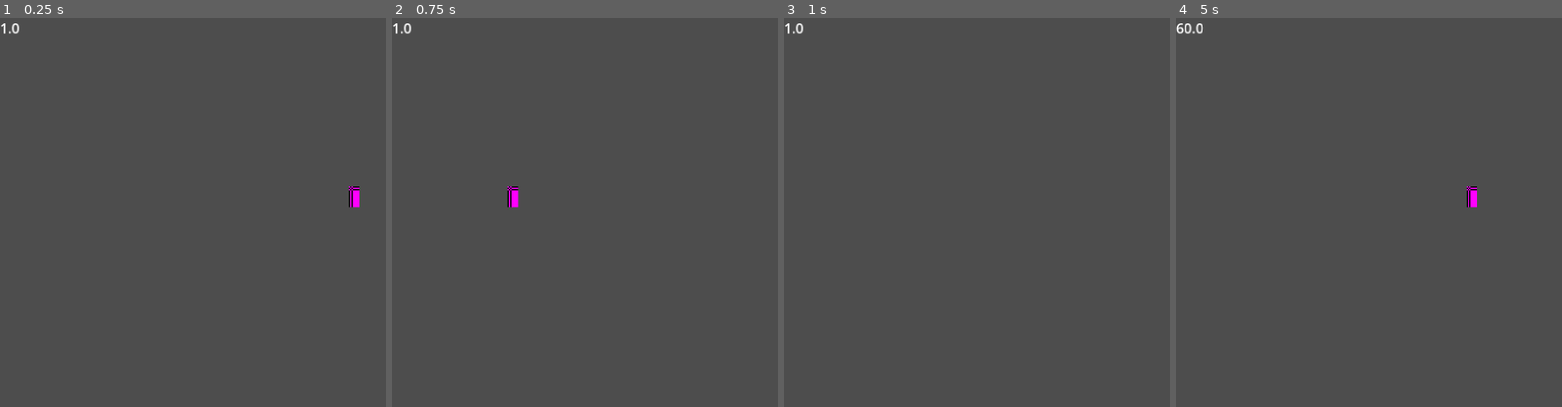
Above: before the commit, frames 1-4 (left to right).
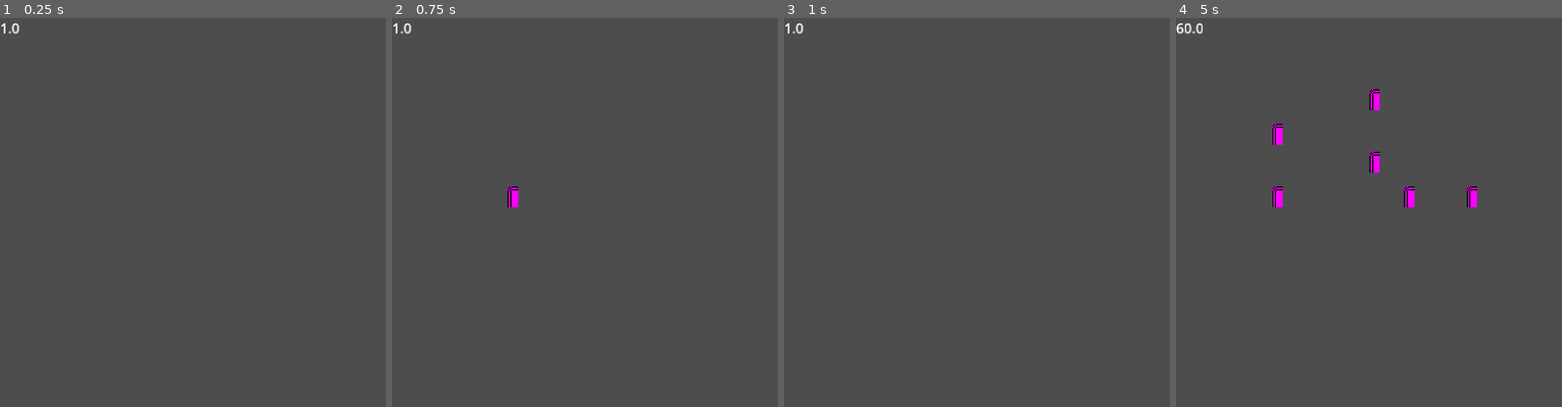
Above: after the commit, the same moments.

Repository: lennertJ9/new_project
Game: Godot game, scene res://world/world.tscn
The game is run twice, just before and just after one commit, with the same random seed, the same clock (stepped at 60 frames per second) and the same inputs.
Inputs (mouse positions are in pixels of both pictures, inside the frame that each line leads up to):
- Up to frame 1 (0.25 s): no input
- Up to frame 2 (0.75 s): tap Enter at 0.5 s; move the mouse to (outside the picture) at 0.52 s; hold Right (ui_right) from 0.53 s (still down); hold Keypad 0 (create_server, bound only after the commit) from 0.53 s (still down); click (outside the picture) at 0.67 s
- Up to frame 3 (1 s): keep holding Right (ui_right); keep holding Keypad 0 (create_server, bound only after the commit); tap Keypad 1 (join_server, bound only after the commit) at 0.8 s
- Up to frame 4 (5 s): move the mouse to (1388, 231) at 1.27 s; release Right (ui_right) at 1.28 s; release Keypad 0 (create_server, bound only after the commit) at 1.28 s; hold Down (ui_down) 1.28-2.03 s; tap Keypad 1 (join_server, bound only after the commit) at 1.35, 2.3, 2.85, 3.8, 4.35 s; tap Keypad 0 (create_server, bound only after the commit) at 1.55, 3.05, 4.55 s; tap Space at 2, 3.5 s; move the mouse to (outside the picture) at 2.02 s; hold Right (ui_right) 2.03-2.78 s; hold Keypad 0 (create_server, bound only after the commit) 2.03-2.78 s; tap Enter at 2.75, 4.25 s; move the mouse to (1496, 290) at 2.77 s; hold Up (ui_up) 2.78-3.53 s; click (1496, 290) at 2.92 s; move the mouse to (outside the picture) at 3.52 s; hold Keypad 0 (create_server, bound only after the commit) 3.53-4.28 s; hold Left (ui_left) from 3.53 s (still down); tap D (debug, bound only after the commit) at 4.15 s; move the mouse to (1318, 154) at 4.27 s

The runs differ from the first frame. In frame 1, 0.2% of the frame differs, in the area x 90-94%, y 43-49%; in frame 2, nothing differs; in frame 3, nothing differs; in frame 4, 0.8%, in the area x 25-62%, y 18-49%.

Commit message:
multiplayer

Diff:
--- a/game/camera/camera_2d.gd
+++ b/game/camera/camera_2d.gd
@@ -11,7 +11,9 @@
 
 
 func _process(delta: float) -> void:
-	position = player.global_position
+	if player:
+
+		position = player.global_position
 
 
 
--- a/game/manager/chunk_manager/chunk_manager.gd
+++ b/game/manager/chunk_manager/chunk_manager.gd
@@ -212,7 +212,7 @@
 					var random = noise.get_noise_2dv(global_pos)
 					var wall_id: int
 					var ground_id: int
-					if random > 0.0:
+					if random > 0.1:
 						wall_id = 1 << 16 # dirt wall
 					else:
 						wall_id = 0
--- /dev/null
+++ b/game/multiplayer/spawn_manager.gd
@@ -0,0 +1,29 @@
+class_name SpawnManager
+extends Node
+
+
+@onready var spawn_path: Node2D = get_tree().current_scene.get_node("%PlayerManager")
+@export var player_scene: PackedScene
+
+
+
+func _ready() -> void:
+	get_tree().get_multiplayer().peer_connected.connect(on_peer_connected)
+	get_tree().get_multiplayer().peer_disconnected.connect(on_peer_disconnected)
+	add_player_to_game(1)
+
+
+func on_peer_connected(network_id):
+	print("peer connected: %s" % network_id)
+	add_player_to_game(network_id)
+
+
+func on_peer_disconnected(network_id):
+	print("peer disconnected: %s" % network_id)
+
+
+func add_player_to_game(network_id: int):
+	var player_to_add = player_scene.instantiate()
+	player_to_add.name = str(network_id)
+	player_to_add.set_multiplayer_authority(1)
+	spawn_path.add_child(player_to_add)
--- /dev/null
+++ b/game/multiplayer/spawn_manager.tscn
@@ -0,0 +1,6 @@
+[gd_scene load_steps=2 format=3 uid="uid://cy3pmieur18xg"]
+
+[ext_resource type="Script" uid="uid://dxjg64f7lk7mo" path="res://multiplayer/spawn_manager.gd" id="1_0lsgl"]
+
+[node name="SpawnManager" type="Node2D"]
+script = ExtResource("1_0lsgl")
--- /dev/null
+++ b/game/network/network_manager.gd
@@ -0,0 +1,37 @@
+extends Node
+
+var player_scene: PackedScene
+signal server_created
+signal client_created
+
+const SERVER_PORT: int = 25001
+var is_hosting_game = false
+
+
+func create_server():
+	var is_hosting_game = true
+	var enet_network_peer: ENetMultiplayerPeer = ENetMultiplayerPeer.new()
+	enet_network_peer.create_server(SERVER_PORT)
+	get_tree().get_multiplayer().multiplayer_peer = enet_network_peer
+	server_created.emit()
+	print("server created")
+
+
+func create_client(host_ip: String = "localhost", host_port: int = SERVER_PORT):
+	var is_hosting_game = false
+	_setup_client_connection_signals()
+	var enet_network_peer: ENetMultiplayerPeer = ENetMultiplayerPeer.new()
+	enet_network_peer.create_client(host_ip, host_port)
+	get_tree().get_multiplayer().multiplayer_peer = enet_network_peer
+	client_created.emit()
+	print("client peer created")
+
+
+func _setup_client_connection_signals():
+	if not get_tree().get_multiplayer().server_disconnected.is_connected(on_server_disconnected):
+		get_tree().get_multiplayer().server_disconnected.connect(on_server_disconnected)
+
+
+func on_server_disconnected():
+	print("server disconnected")
+	get_tree().get_multiplayer().multiplayer_peer = null
--- a/game/player/player.tscn
+++ b/game/player/player.tscn
@@ -116,6 +116,7 @@
 }
 
 [node name="Player" type="CharacterBody2D"]
+z_index = 500
 
 [node name="Body" type="Sprite2D" parent="."]
 texture = ExtResource("1_g1dw6")
--- a/game/project.godot
+++ b/game/project.godot
@@ -19,6 +19,7 @@
 [autoload]
 
 ChunkManager="*res://manager/chunk_manager/ChunkManager.tscn"
+NetworkManager="*res://network/network_manager.gd"
 
 [debug]
 
@@ -33,7 +34,9 @@
 [file_customization]
 
 folder_colors={
-"res://manager/chunk_manager/test_bitmask_system/": "pink"
+"res://manager/chunk_manager/test_bitmask_system/": "pink",
+"res://multiplayer/": "orange",
+"res://network/": "orange"
 }
 
 [global_group]
@@ -52,7 +55,23 @@
 "events": [Object(InputEventKey,"resource_local_to_scene":false,"resource_name":"","device":-1,"window_id":0,"alt_press …(195 unchanged characters)…
 ]
 }
+join_server={
+"deadzone": 0.2,
+"events": [Object(InputEventKey,"resource_local_to_scene":false,"resource_name":"","device":-1,"window_id":0,"alt_pressed":false,"shift_pressed":false,"ctrl_pressed":false,"meta_pressed":false,"pressed":false,"keycode":0,"physical_keycode":4194439,"key_label":0,"unicode":49,"location":0,"echo":false,"script":null)
+]
+}
+create_server={
+"deadzone": 0.2,
+"events": [Object(InputEventKey,"resource_local_to_scene":false,"resource_name":"","device":-1,"window_id":0,"alt_pressed":false,"shift_pressed":false,"ctrl_pressed":false,"meta_pressed":false,"pressed":false,"keycode":0,"physical_keycode":4194438,"key_label":0,"unicode":48,"location":0,"echo":false,"script":null)
+]
+}
+debug={
+"deadzone": 0.2,
+"events": [Object(InputEventKey,"resource_local_to_scene":false,"resource_name":"","device":-1,"window_id":0,"alt_pressed":false,"shift_pressed":false,"ctrl_pressed":false,"meta_pressed":false,"pressed":false,"keycode":0,"physical_keycode":68,"key_label":0,"unicode":100,"location":0,"echo":false,"script":null)
+]
+}
 
 [rendering]
 
 textures/canvas_textures/default_texture_filter=0
+rendering_device/driver.windows="d3d12"
--- a/game/world/world.gd
+++ b/game/world/world.gd
@@ -1,13 +1,15 @@
 extends Node2D
 
 @export var noise_tex: NoiseTexture2D
-
-
 @export var camera: Camera2D
 
 
+@onready var label: Label = $CanvasLayer/Label # fps lable
 
-@onready var label: Label = $CanvasLayer/Label
+# -------------- networking -------------------- #
+@export var player_scene: PackedScene
+@onready var player_manager = $PlayerManager
+# ---------------------------------------------- #
 
 
 var shadow_grass_tiles: Array[Vector2i]
@@ -18,5 +20,35 @@
 
 
 
+func _ready() -> void:
+	NetworkManager.server_created.connect(create_spawn_manager)
+
+
 func _process(delta: float) -> void:
 	label.text = str(Engine.get_frames_per_second())
+
+
+func _input(event: InputEvent) -> void:
+	if event.is_action_pressed("join_server"):
+		NetworkManager.create_client()
+
+	if event.is_action_pressed("create_server"):
+		NetworkManager.create_server()
+
+	if event.is_action_pressed("debug"):
+		_send_test_message.rpc("hello there")
+
+
+@rpc("any_peer", "call_remote")
+func _send_test_message(message: String):
+	print("message [%s] received on peer [%s], from peer [%s]." %
+	[message,
+	get_tree().get_multiplayer().get_unique_id(),
+	get_tree().get_multiplayer().get_remote_sender_id()])
+
+
+func create_spawn_manager():
+	var spawn_manager_scene = load("res://multiplayer/spawn_manager.tscn")
+	var spawn_manager = spawn_manager_scene.instantiate()
+	spawn_manager.player_scene = player_scene
+	add_child(spawn_manager)
--- a/game/world/world.tscn
+++ b/game/world/world.tscn
@@ -15,10 +15,20 @@
 height = 1
 noise = SubResource("FastNoiseLite_tcf2h")
 
+[sub_resource type="GDScript" id="GDScript_tcf2h"]
+script/source = "
+extends Node
+"
+
 [node name="World" type="Node2D" node_paths=PackedStringArray("camera") groups=["world"]]
 script = ExtResource("1_tcf2h")
 noise_tex = SubResource("NoiseTexture2D_4717r")
 camera = NodePath("Camera2D")
+player_scene = ExtResource("2_4717r")
+
+[node name="MultiplayerSpawner" type="MultiplayerSpawner" parent="."]
+_spawnable_scenes = PackedStringArray("uid://c6nnj1f78ujk2")
+spawn_path = NodePath("../PlayerManager")
 
 [node name="Camera2D" parent="." instance=ExtResource("2_h5o24")]
 position = Vector2(0, 12)
@@ -31,4 +41,6 @@
 scale = Vector2(2, 2)
 text = "sdsd"
 
-[node name="Testplayer" parent="." instance=ExtResource("3_4717r")]
+[node name="PlayerManager" type="Node2D" parent="."]
+unique_name_in_owner = true
+script = SubResource("GDScript_tcf2h")
Not shown, added: game/multiplayer/spawn_manager.gd.uid
Not shown, added: game/network/network_manager.gd.uid
Not shown: 1 places in game/world/world.tscn that only renumber resources
